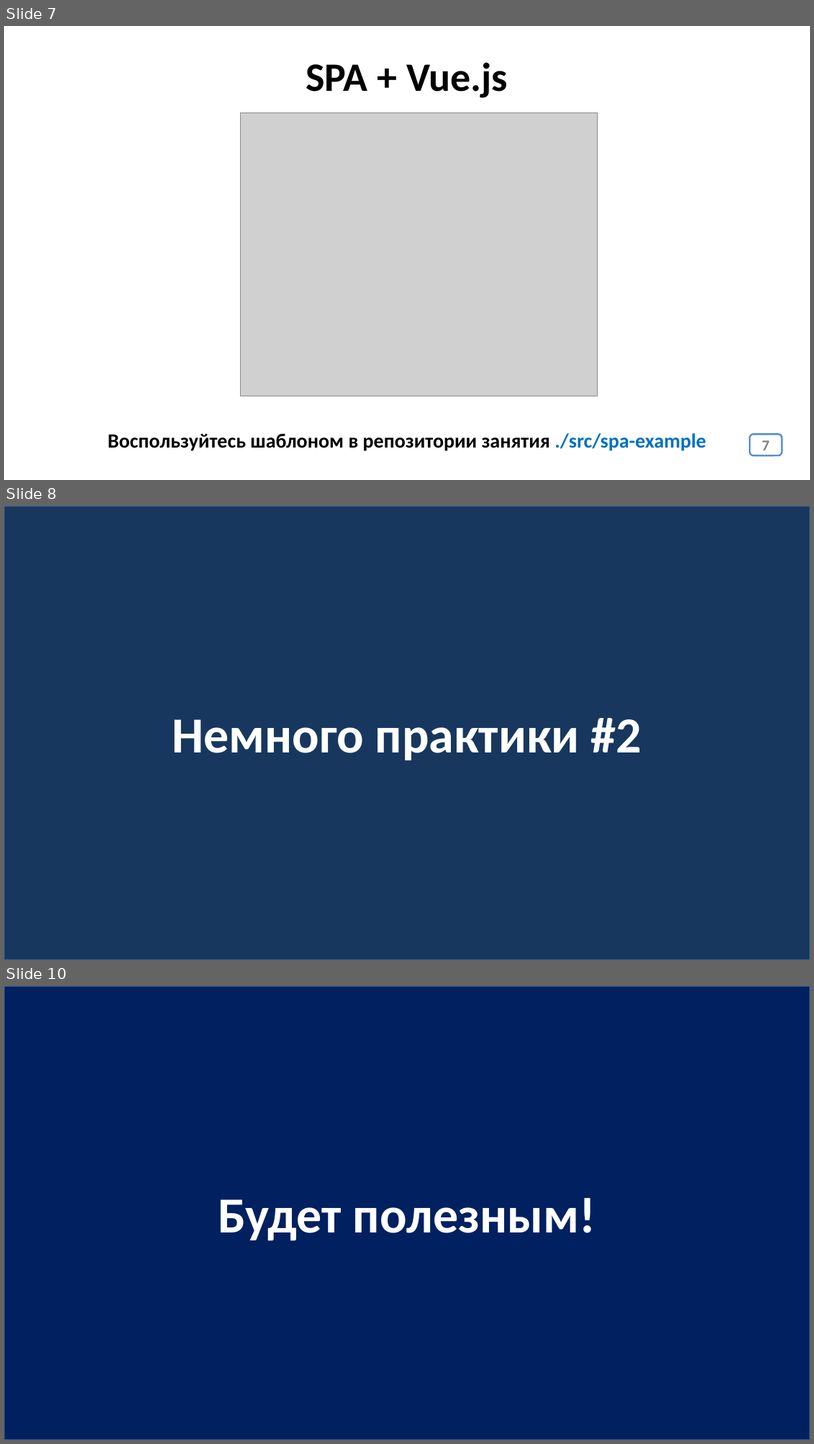
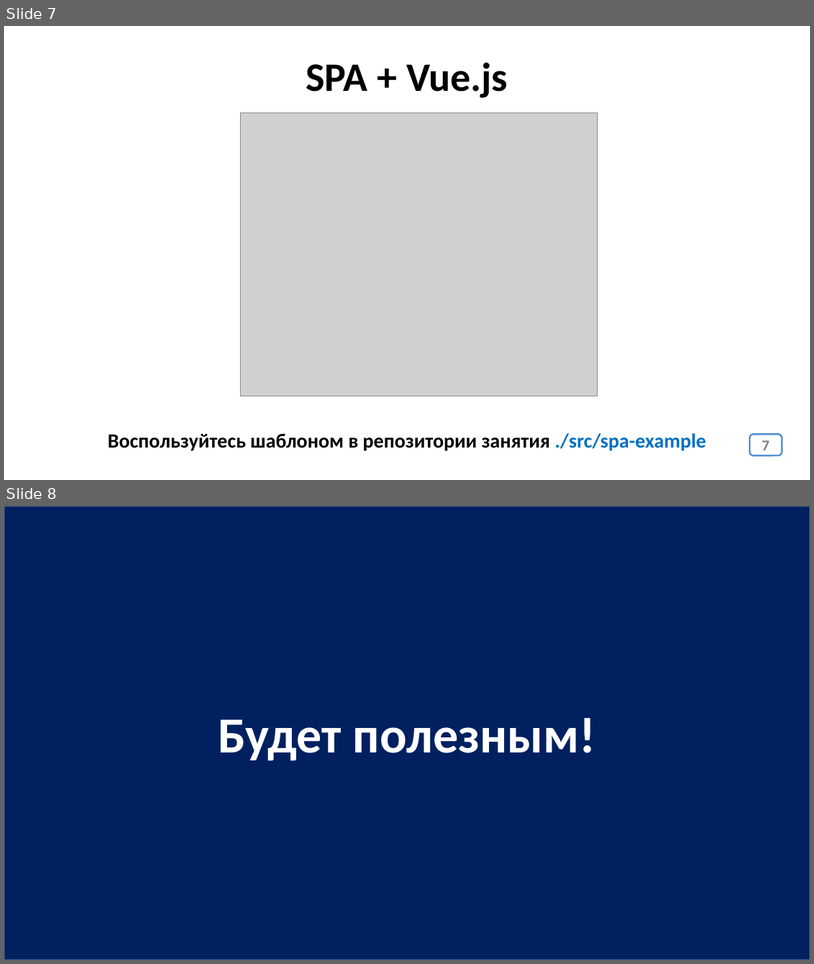
Before and after one commit to js-12-ort-dnipro/lesson10, a slide deck: lesson10.pptx. Shown one above the other, each under a label of ours: slides 7, 8 and 10 before the commit, slides 7 and 8 after it; the slides between them are not shown. The pictures are 814x1444 and 814x964 pixels, drawn with LibreOffice and Linux fonts; fonts in the diff are those of the drawing; grey boxes stand for pictures. Boxes give left, top, right and bottom in pixels: in the first picture for what was removed or moved away, otherwise in the second. Text is boxed around its words. In the diff, an @@ line names an element or a change of style, - is before the commit and + after.

```diff
--- a/lesson10.pptx
+++ b/lesson10.pptx
@@ slide 8 removed at (4,506,810,960), background #FFFFFF @@
@@ rectangle removed at (4,506,810,960) @@
-Немного практики #2
@@ what was slide 10 is now slide 8 @@
```
Also in this commit, not shown: 1 slide changed, 1 other slide removed, 37 other files.
